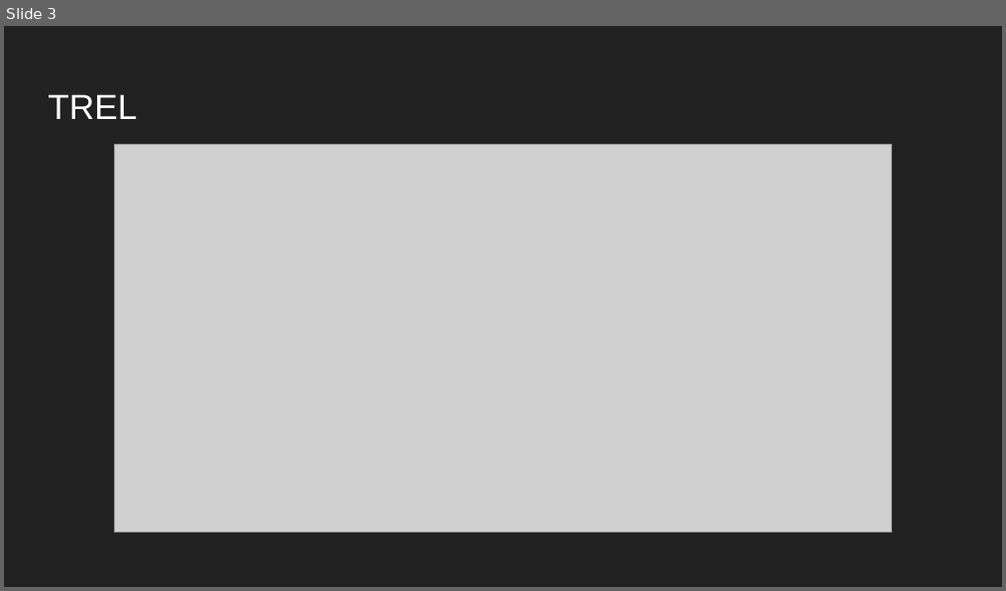
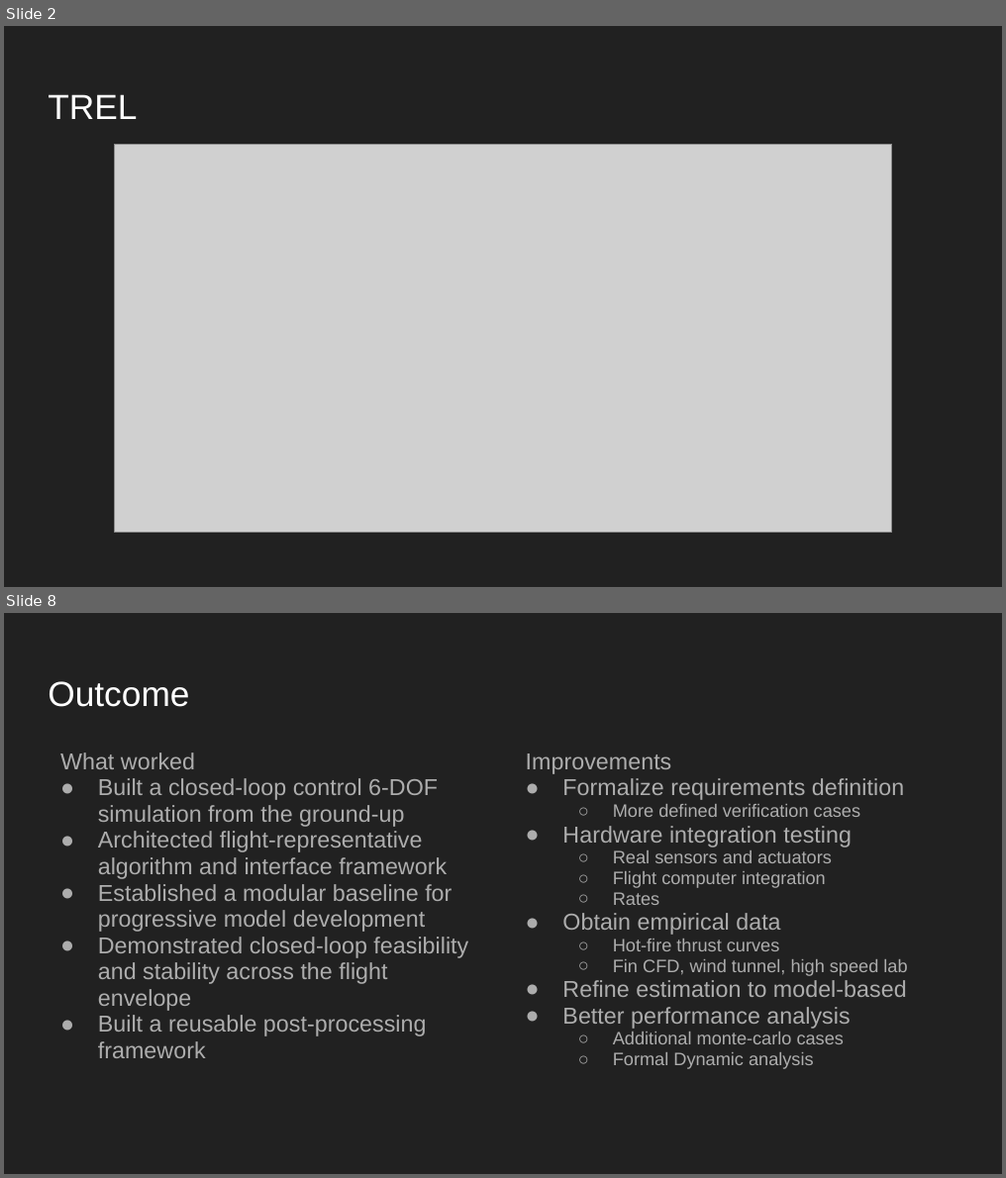
Before and after one commit to amalatak/Notes, a slide deck: Job Presentation-2.pptx. Shown one above the other, each under a label of ours: slide 3 before the commit, slides 2 and 8 after it; the slides between them are not shown. The pictures are 1006x591 and 1006x1178 pixels, drawn with LibreOffice and Linux fonts; fonts in the diff are those of the drawing; grey boxes stand for pictures. Boxes give left, top, right and bottom in pixels: in the first picture for what was removed or moved away, otherwise in the second. Text is boxed around its words. In the diff, an @@ line names an element or a change of style, - is before the commit and + after.

```diff
--- a/Job Presentation-2.pptx
+++ b/Job Presentation-2.pptx
@@ slide 8 added at box(4, 613, 1002, 1174), background #212121 @@
@@ title added at box(48, 681, 189, 707), 25.2 pt, text #FFFFFF @@
+Outcome
@@ text added at box(60, 753, 468, 1059), 16.6 pt, text #ADADAD @@
+What worked
+● Built a closed-loop control 6-DOF simulation from the ground-up
+● Architected flight-representative algorithm and interface framework
+● Established a modular baseline for progressive model development
+● Demonstrated closed-loop feasibility and stability across the flight envelope
+● Built a reusable post-processing framework
@@ text added at box(526, 754, 907, 1069), 12.9 pt, text #ADADAD @@
+Improvements
+● Formalize requirements definition
+  ○ More defined verification cases
+● Hardware integration testing
+  ○ Real sensors and actuators
+  ○ Flight computer integration
+  ○ Rates
+● Obtain empirical data
+  ○ Hot-fire thrust curves
+  ○ Fin CFD, wind tunnel, high speed lab
+● Refine estimation to model-based
+● Better performance analysis
+  ○ Additional monte-carlo cases
+  ○ Formal Dynamic analysis
@@ what was slide 3 is now slide 2 @@
```
Also in this commit, not shown: 3 slides changed, 10 other slides added, 12 slides removed.
